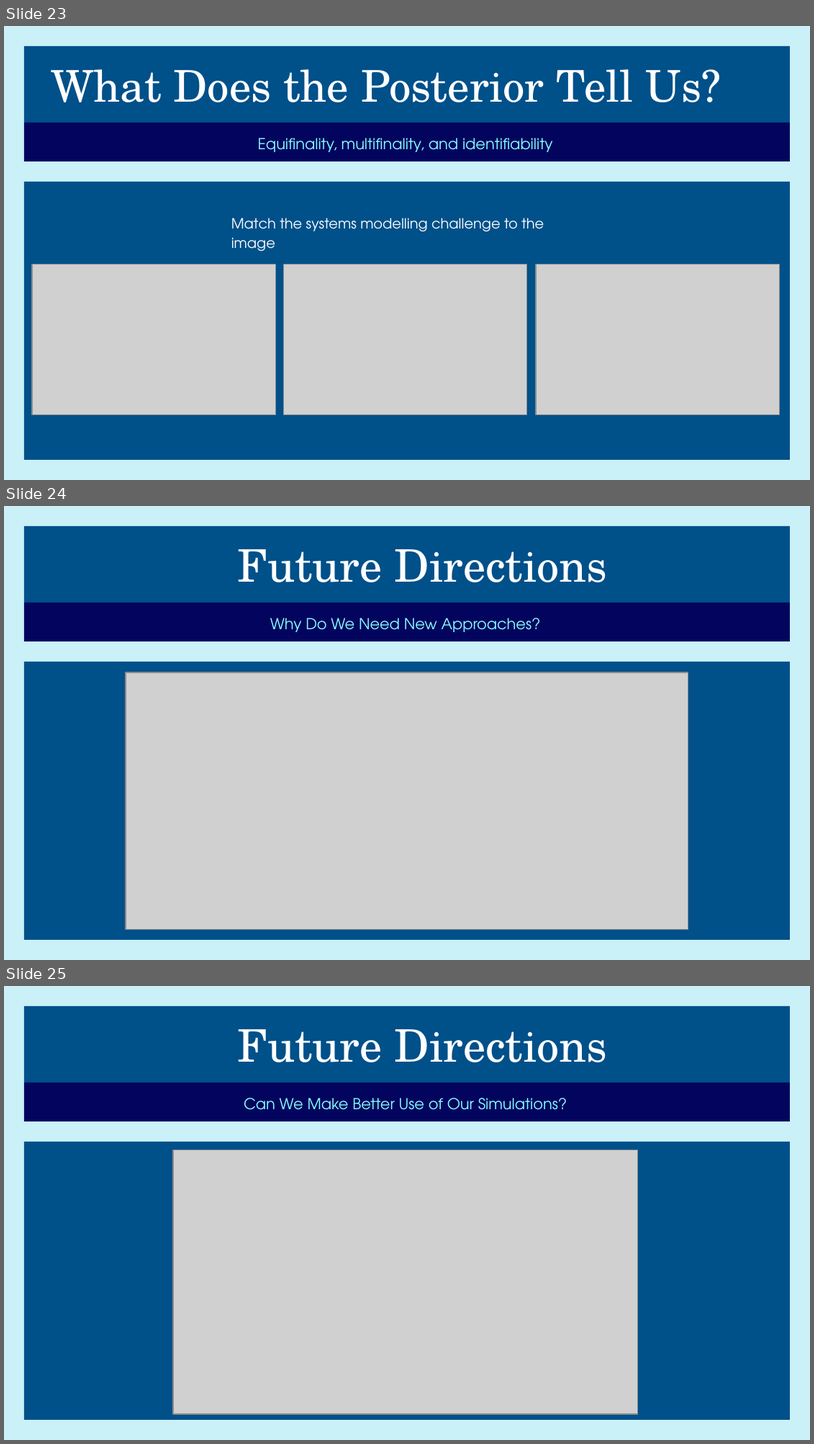
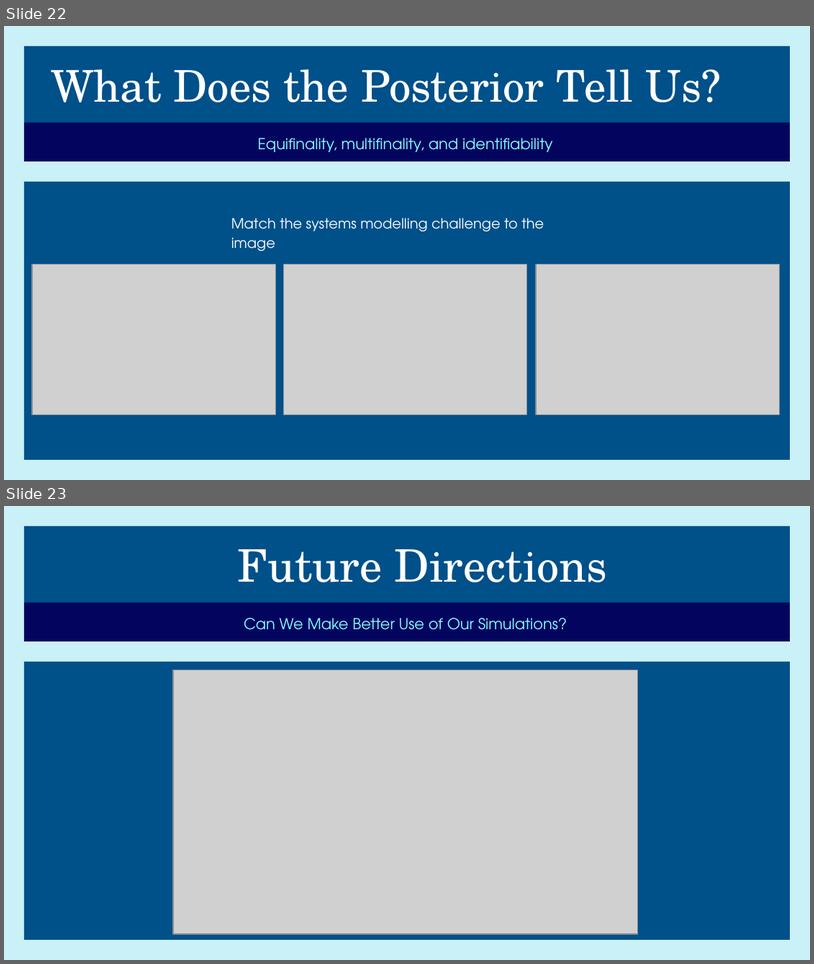
Before and after one commit to JBris/calibrating-abms-workshop, a slide deck: presentations/tpm/calibrating_abms_jbristow.pptx. Shown one above the other, each under a label of ours: slides 23, 24 and 25 before the commit, slides 22 and 23 after it. The pictures are 814x1444 and 814x964 pixels, drawn with LibreOffice and Linux fonts; fonts in the diff are those of the drawing; grey boxes stand for pictures. Boxes give left, top, right and bottom in pixels: in the first picture for what was removed or moved away, otherwise in the second. Text is boxed around its words. In the diff, an @@ line names an element or a change of style, - is before the commit and + after.

```diff
--- a/presentations/tpm/calibrating_abms_jbristow.pptx
+++ b/presentations/tpm/calibrating_abms_jbristow.pptx
@@ slide 24 removed at bbox=[4, 506, 810, 960], background #CAF0F8; not listed: 3 template elements that a slide beside it also shows @@
@@ title removed at bbox=[237, 549, 608, 582] @@
-Future Directions
@@ subtitle removed at bbox=[270, 618, 541, 632] @@
-Why Do We Need New Approaches?
@@ picture removed at bbox=[126, 672, 689, 929] @@
@@ what was slide 23 is now slide 22 @@
@@ what was slide 25 is now slide 23 @@
```
Also in this commit, not shown: 4 slides changed, 1 slide added, 3 other slides removed, 2 other files.
